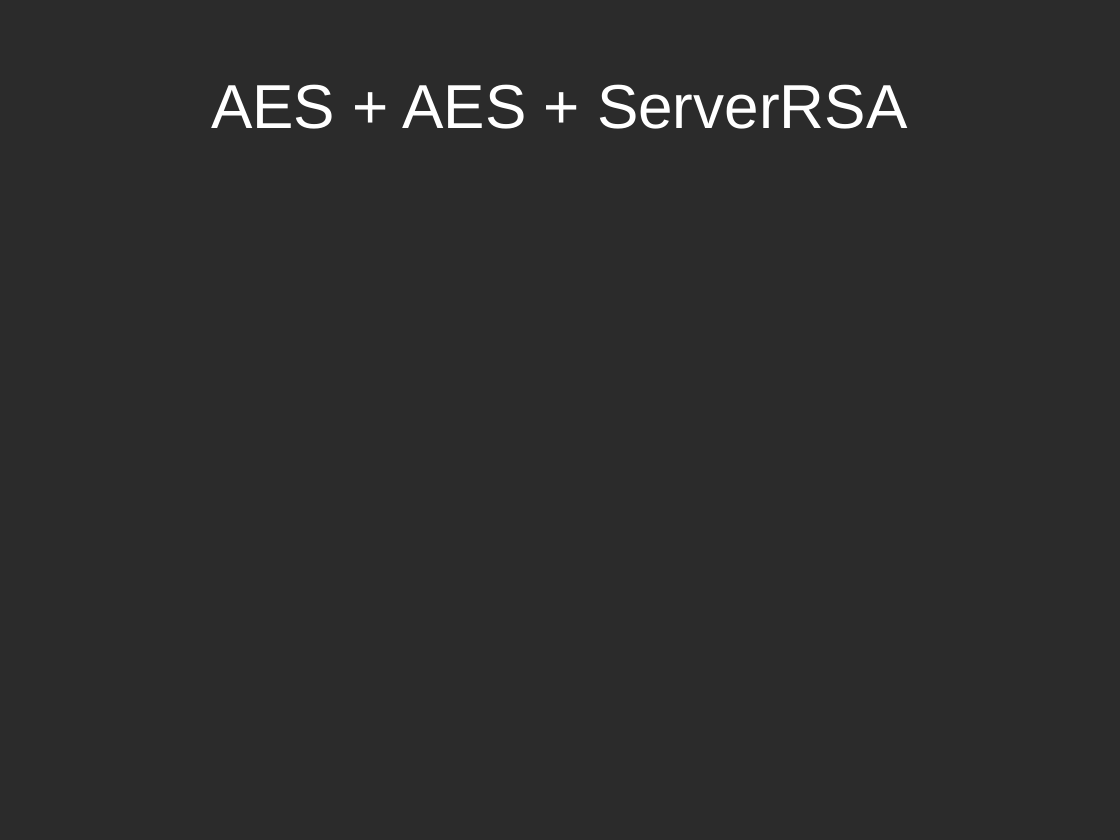
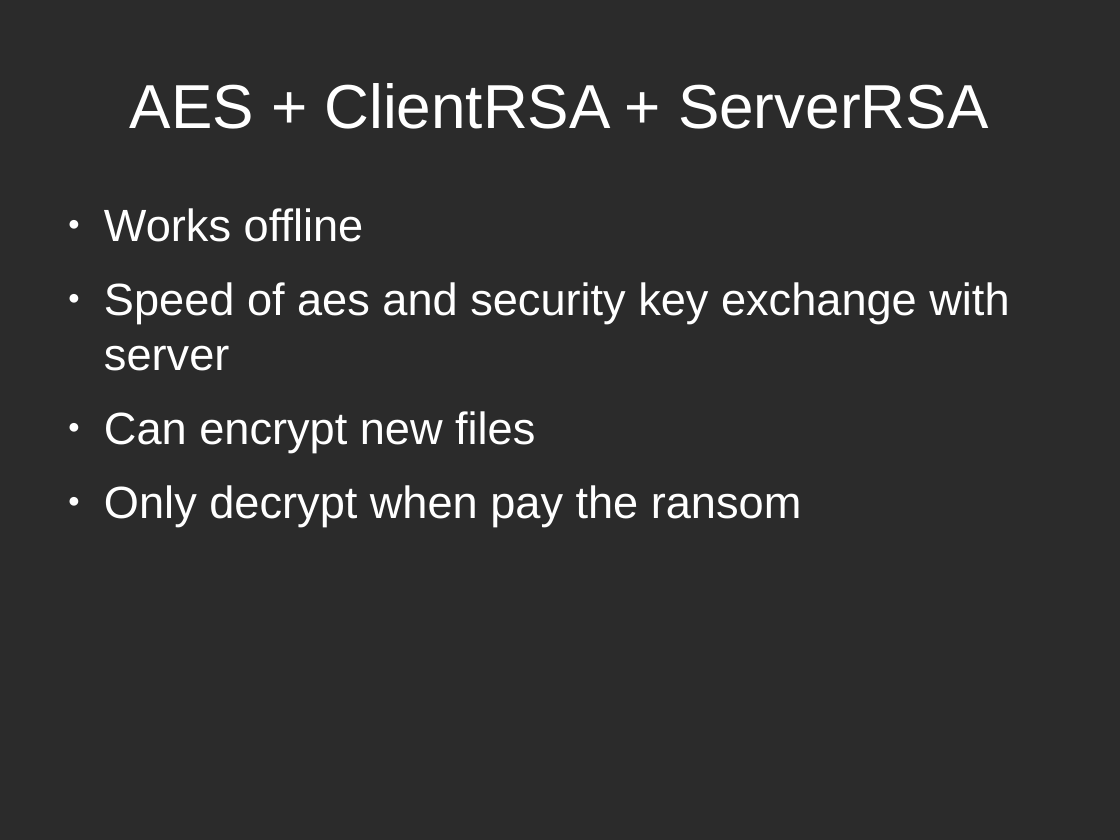
Before and after one commit to tarcisio-marinho/GonnaCry, a slide deck: slide 9 of Python/talk/na_beira_do_rio.odp (slide 8 before the commit). Drawn at 1120x840 pixels with LibreOffice and Linux fonts; fonts in the diff are those of the drawing; background and template pictures are left out; a plain dark background stands for a picture behind light text. Boxes give left, top, right and bottom in pixels: in the first picture for what was removed or moved away, otherwise in the second. Text is boxed around its words. In the diff, an @@ line names an element or a change of style, - is before the commit and + after.

```diff
--- a/Python/talk/na_beira_do_rio.odp
+++ b/Python/talk/na_beira_do_rio.odp
@@ title at <box>130,83,988,129</box>: text changed @@
-AES + AES + ServerRSA
+AES + ClientRSA + ServerRSA
@@ text added at <box>104,208,1009,527</box>, 32 pt, text #FFFFFF @@
+● Works offline
+● Speed of aes and security key exchange with server
+● Can encrypt new files
+● Only decrypt when pay the ransom
```
Also in this commit, not shown: 3 other slides changed, 3 slides added, 4 slides removed.
